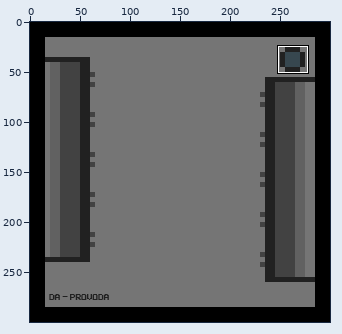
Sprite sheet -- Resources/Images/Bomb/wires_module/wiremodule_off.png. Above: a wide view before the commit, with the close-up outlined.
Close-up. Earlier state:
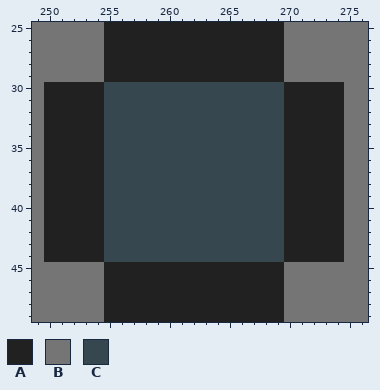
The file is 300x300 pixels. Colours within 5 levels of each other are drawn and written as one. Shown: x 249..276, y 25..49.
Palette (. is transparent): A #212121  B #757575  C #37474f
New version:
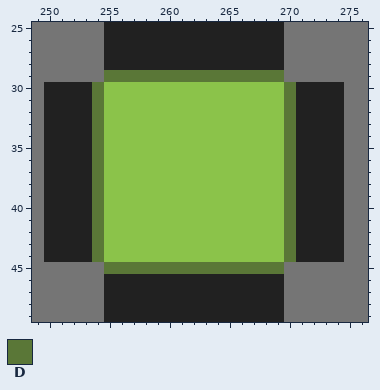
Colours new in this view: D #5a7737
Commit: поменял картинку проводов
Edits made:
Colour C changes from #37474f to #8bc34a.
Colour D replaces colour A in row 29 at x 255 to 269; in rows 30 to 44 at x 254 and 270; in row 45 at x 255 to 269.
Boxes around the changes in both close-ups, in picture pixels (x1, y1, x2, y2):
changed: (92, 70, 296, 274)
